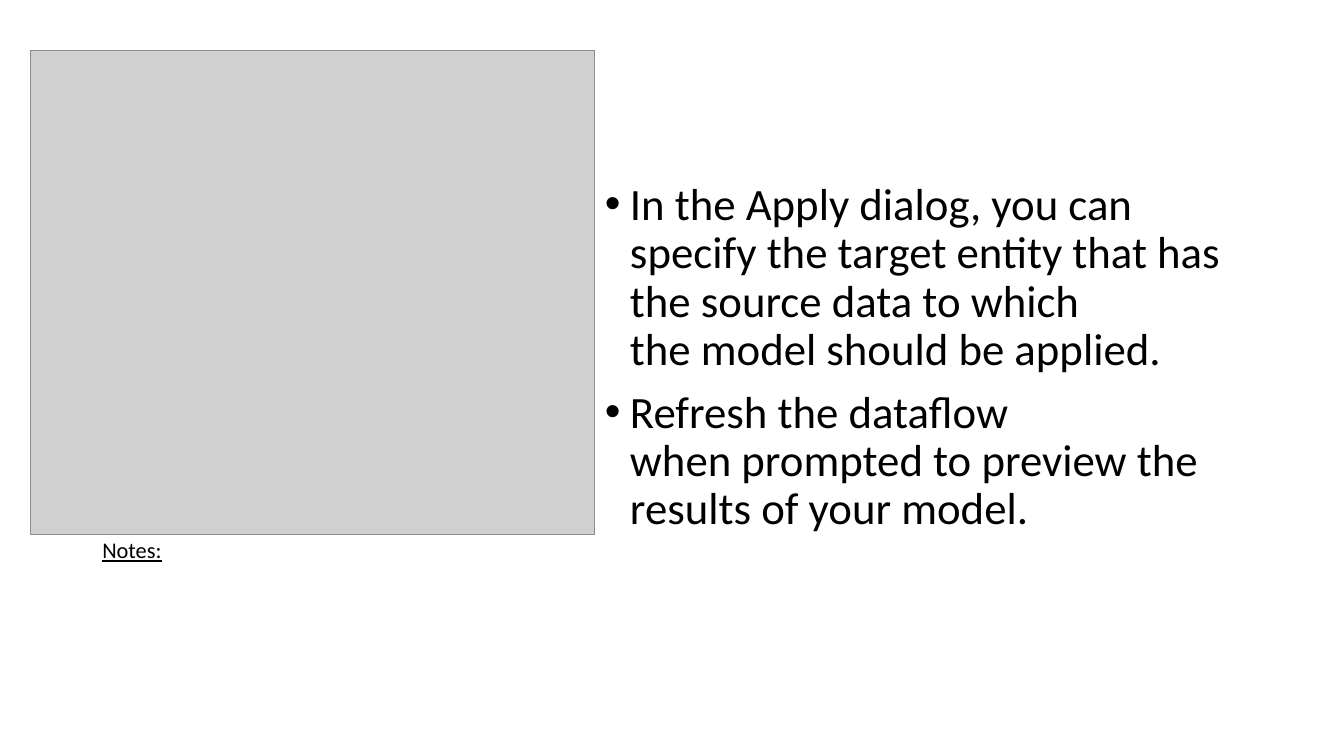
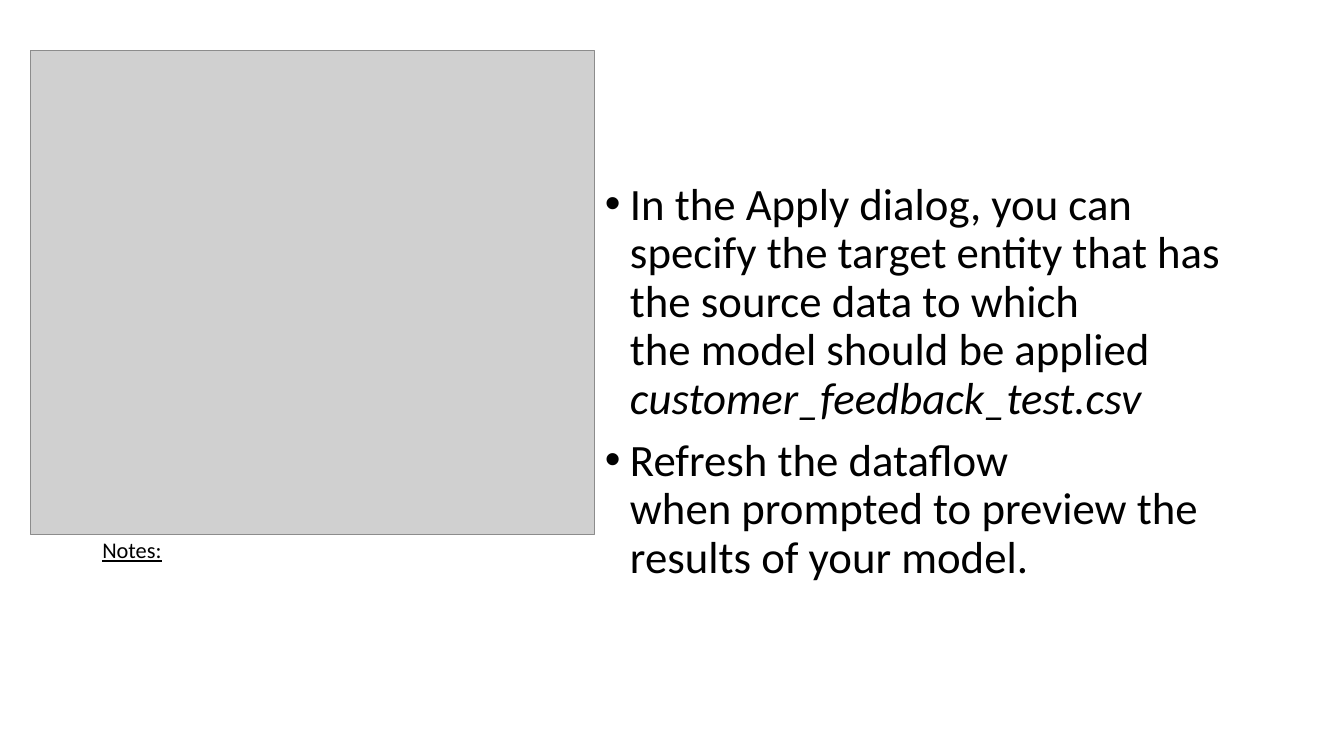
Before and after one commit to aphilip94/bootcamp, a slide deck: slide 20 of AutoML Lab manual.pptx. Drawn at 1344x756 pixels with LibreOffice and Linux fonts; fonts in the diff are those of the drawing; grey boxes stand for pictures. Boxes give left, top, right and bottom in pixels: in the first picture for what was removed or moved away, otherwise in the second. Text is boxed around its words. In the diff, an @@ line names an element or a change of style, - is before the commit and + after.

```diff
--- a/AutoML Lab manual.pptx
+++ b/AutoML Lab manual.pptx
@@ text at box(630, 189, 1220, 420): text changed @@
-• In the Apply dialog, you can specify the target entity that has the source data to which the model should be applied.
+• In the Apply dialog, you can specify the target entity that has the source data to which the model should be applied customer_feedback_test.csv
```
Also in this commit, not shown: 1 other slide changed.
